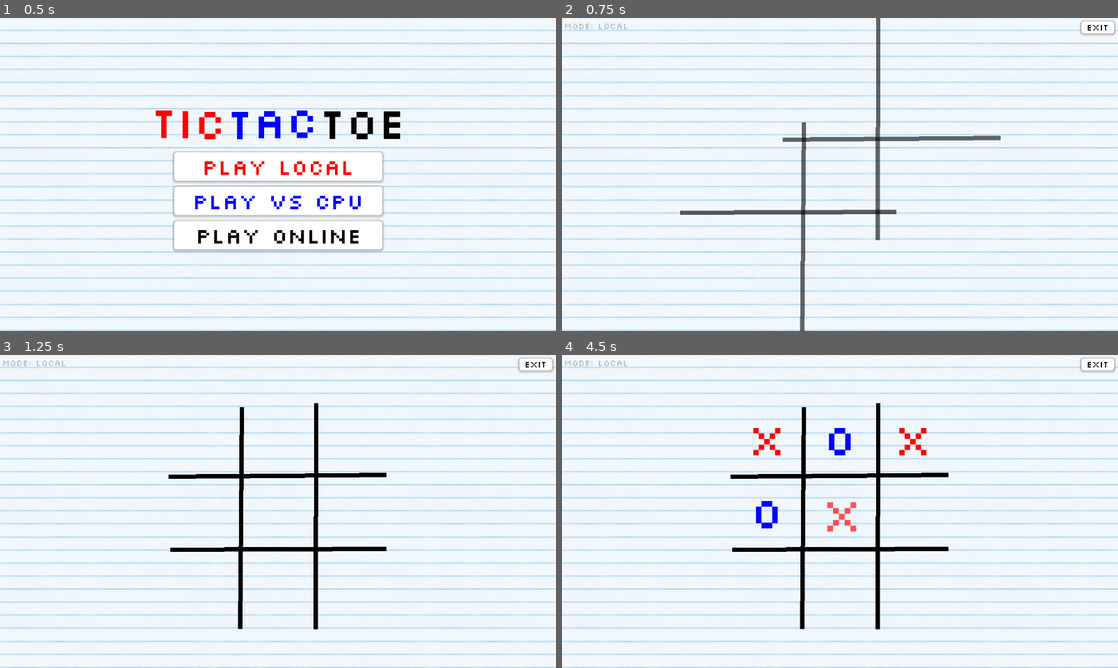
Above: before the commit, frames 1-4 (two rows, left to right).
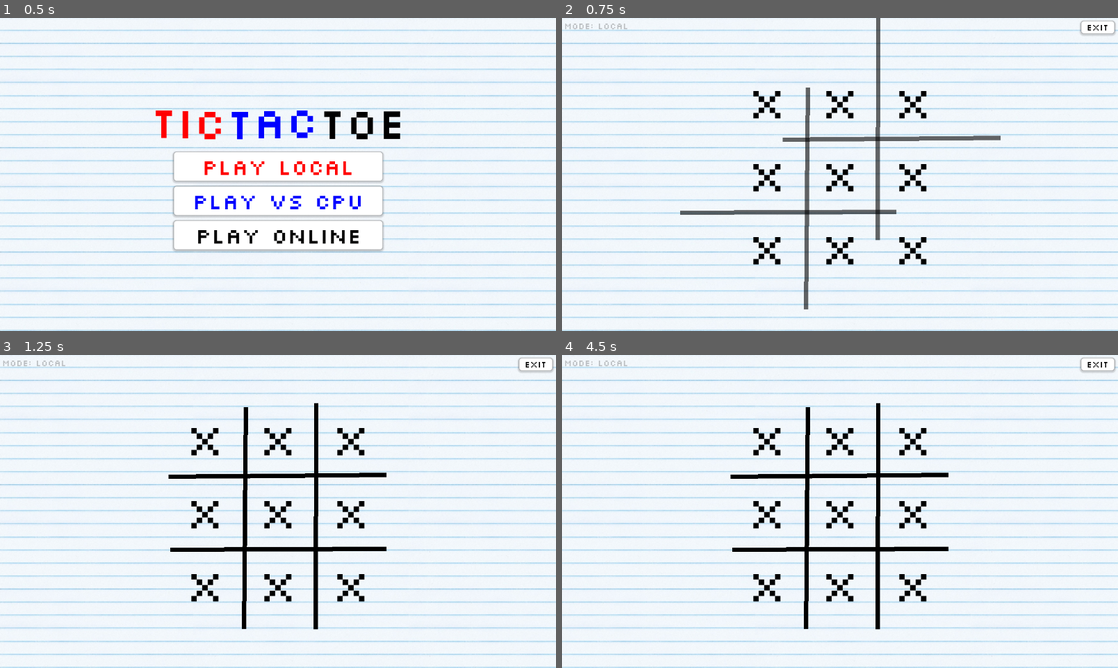
Above: after the commit, the same moments.

Repository: Neo-Ciber94/godot_tic_tac_toe
Game: Godot game, scene res://ui/main_menu.tscn
Same seed, same stepped clock (60 frames per second), same inputs: the game is played once before the commit and once after it.
Inputs (mouse positions are in pixels of both pictures, inside the frame that each line leads up to):
- Up to frame 1 (0.5 s): no input
- Up to frame 2 (0.75 s): click "Play Local" at 0.5 s
- Up to frame 3 (1.25 s): no input
- Up to frame 4 (4.5 s): tap Enter at 1.25 s; move the mouse to (767, 439) at 1.27 s; click (767, 439) at 1.42 s; move the mouse to (840, 439) at 2.02 s; click (840, 439) at 2.17 s; move the mouse to (912, 439) at 2.77 s; click (912, 439) at 2.92 s; move the mouse to (767, 511) at 3.52 s; click (767, 511) at 3.67 s; move the mouse to (840, 511) at 4.27 s; click (840, 511) at 4.42 s

Frame 1 is identical in both runs. In frame 2, 2.6% of the frame differs, in the area x 34-66%, y 22-100%; in frame 3, 2.7%; in frame 4, 3.1%, in the area x 34-66%, y 16-88%.
Error after the commit: Attempt to call function 'show' in base 'null instance' on a null instance. (res://ui/game.gd:83)

Commit message:
Move board to other scene

Diff:
--- a/scripts/players/online_player.gd
+++ b/scripts/players/online_player.gd
@@ -15,3 +15,6 @@
 		cell.on_click.connect(func(_args):
 			move_rpc.call(idx)
 		)
+
+func _to_string() -> String:
+	return "OnlinePlayer(%s)" % peer_id
--- /dev/null
+++ b/ui/board.gd
@@ -0,0 +1,10 @@
+extends Control
+
+class_name Board;
+
+@onready var grid = $Grid;
+@onready var slots = $Slots;
+@onready var anim = $Grid/AnimationPlayer;
+
+func _ready():
+	pass
--- /dev/null
+++ b/ui/board.tscn
@@ -0,0 +1,295 @@
+[gd_scene load_steps=6 format=3 uid="uid://bsnfsnusy3s2j"]
+
+[ext_resource type="PackedScene" uid="uid://1gokhe2unguc" path="res://ui/cell.tscn" id="1_144cl"]
+[ext_resource type="Script" uid="uid://bfqif180j7vei" path="res://ui/board.gd" id="1_h5e33"]
+
+[sub_resource type="Animation" id="Animation_tm2vy"]
+length = 0.001
+tracks/0/type = "value"
+tracks/0/imported = false
+tracks/0/enabled = true
+tracks/0/path = NodePath("GridLine1:modulate")
+tracks/0/interp = 1
+tracks/0/loop_wrap = true
+tracks/0/keys = {
+"times": PackedFloat32Array(0),
+"transitions": PackedFloat32Array(1),
+"update": 0,
+"values": [Color(1, 1, 1, 1)]
+}
+tracks/1/type = "value"
+tracks/1/imported = false
+tracks/1/enabled = true
+tracks/1/path = NodePath("GridLine2:modulate")
+tracks/1/interp = 1
+tracks/1/loop_wrap = true
+tracks/1/keys = {
+"times": PackedFloat32Array(0),
+"transitions": PackedFloat32Array(1),
+"update": 0,
+"values": [Color(1, 1, 1, 0)]
+}
+tracks/2/type = "value"
+tracks/2/imported = false
+tracks/2/enabled = true
+tracks/2/path = NodePath("GridLine3:modulate")
+tracks/2/interp = 1
+tracks/2/loop_wrap = true
+tracks/2/keys = {
+"times": PackedFloat32Array(0),
+"transitions": PackedFloat32Array(1),
+"update": 0,
+"values": [Color(1, 1, 1, 1)]
+}
+tracks/3/type = "value"
+tracks/3/imported = false
+tracks/3/enabled = true
+tracks/3/path = NodePath("GridLine4:modulate")
+tracks/3/interp = 1
+tracks/3/loop_wrap = true
+tracks/3/keys = {
+"times": PackedFloat32Array(0),
+"transitions": PackedFloat32Array(1),
+"update": 0,
+"values": [Color(1, 1, 1, 1)]
+}
+tracks/4/type = "value"
+tracks/4/imported = false
+tracks/4/enabled = true
+tracks/4/path = NodePath("GridLine1:position")
+tracks/4/interp = 1
+tracks/4/loop_wrap = true
+tracks/4/keys = {
+"times": PackedFloat32Array(0),
+"transitions": PackedFloat32Array(1),
+"update": 0,
+"values": [Vector2(155, 116)]
+}
+tracks/5/type = "value"
+tracks/5/imported = false
+tracks/5/enabled = true
+tracks/5/path = NodePath("GridLine2:position")
+tracks/5/interp = 1
+tracks/5/loop_wrap = true
+tracks/5/keys = {
+"times": PackedFloat32Array(0),
+"transitions": PackedFloat32Array(1),
+"update": 0,
+"values": [Vector2(312, 122)]
+}
+tracks/6/type = "value"
+tracks/6/imported = false
+tracks/6/enabled = true
+tracks/6/path = NodePath("GridLine3:position")
+tracks/6/interp = 1
+tracks/6/loop_wrap = true
+tracks/6/keys = {
+"times": PackedFloat32Array(0),
+"transitions": PackedFloat32Array(1),
+"update": 0,
+"values": [Vector2(348, 143)]
+}
+tracks/7/type = "value"
+tracks/7/imported = false
+tracks/7/enabled = true
+tracks/7/path = NodePath("GridLine4:position")
+tracks/7/interp = 1
+tracks/7/loop_wrap = true
+tracks/7/keys = {
+"times": PackedFloat32Array(0),
+"transitions": PackedFloat32Array(1),
+"update": 0,
+"values": [Vector2(346, 311)]
+}
+
+[sub_resource type="Animation" id="Animation_r80u1"]
+resource_name = "appear"
+tracks/0/type = "value"
+tracks/0/imported = false
+tracks/0/enabled = true
+tracks/0/path = NodePath("GridLine1:modulate")
+tracks/0/interp = 1
+tracks/0/loop_wrap = true
+tracks/0/keys = {
+"times": PackedFloat32Array(0, 1),
+"transitions": PackedFloat32Array(1, 1),
+"update": 0,
+"values": [Color(1, 1, 1, 0), Color(1, 1, 1, 1)]
+}
+tracks/1/type = "value"
+tracks/1/imported = false
+tracks/1/enabled = true
+tracks/1/path = NodePath("GridLine2:modulate")
+tracks/1/interp = 1
+tracks/1/loop_wrap = true
+tracks/1/keys = {
+"times": PackedFloat32Array(0, 1),
+"transitions": PackedFloat32Array(1, 1),
+"update": 0,
+"values": [Color(1, 1, 1, 0), Color(1, 1, 1, 1)]
+}
+tracks/2/type = "value"
+tracks/2/imported = false
+tracks/2/enabled = true
+tracks/2/path = NodePath("GridLine3:modulate")
+tracks/2/interp = 1
+tracks/2/loop_wrap = true
+tracks/2/keys = {
+"times": PackedFloat32Array(0, 1),
+"transitions": PackedFloat32Array(1, 1),
+"update": 0,
+"values": [Color(1, 1, 1, 0), Color(1, 1, 1, 1)]
+}
+tracks/3/type = "value"
+tracks/3/imported = false
+tracks/3/enabled = true
+tracks/3/path = NodePath("GridLine4:modulate")
+tracks/3/interp = 1
+tracks/3/loop_wrap = true
+tracks/3/keys = {
+"times": PackedFloat32Array(0, 1),
+"transitions": PackedFloat32Array(1, 1),
+"update": 0,
+"values": [Color(1, 1, 1, 0), Color(1, 1, 1, 1)]
+}
+tracks/4/type = "value"
+tracks/4/imported = false
+tracks/4/enabled = true
+tracks/4/path = NodePath("GridLine1:position")
+tracks/4/interp = 1
+tracks/4/loop_wrap = true
+tracks/4/keys = {
+"times": PackedFloat32Array(0, 1),
+"transitions": PackedFloat32Array(1, 1),
+"update": 0,
+"values": [Vector2(155, 216), Vector2(155, 116)]
+}
+tracks/5/type = "value"
+tracks/5/imported = false
+tracks/5/enabled = true
+tracks/5/path = NodePath("GridLine2:position")
+tracks/5/interp = 1
+tracks/5/loop_wrap = true
+tracks/5/keys = {
+"times": PackedFloat32Array(0, 1),
+"transitions": PackedFloat32Array(1, 1),
+"update": 0,
+"values": [Vector2(312, -178), Vector2(312, 122)]
+}
+tracks/6/type = "value"
+tracks/6/imported = false
+tracks/6/enabled = true
+tracks/6/path = NodePath("GridLine3:position")
+tracks/6/interp = 1
+tracks/6/loop_wrap = true
+tracks/6/keys = {
+"times": PackedFloat32Array(0, 1),
+"transitions": PackedFloat32Array(1, 1),
+"update": 0,
+"values": [Vector2(648, 143), Vector2(348, 143)]
+}
+tracks/7/type = "value"
+tracks/7/imported = false
+tracks/7/enabled = true
+tracks/7/path = NodePath("GridLine4:position")
+tracks/7/interp = 1
+tracks/7/loop_wrap = true
+tracks/7/keys = {
+"times": PackedFloat32Array(0, 1),
+"transitions": PackedFloat32Array(1, 1),
+"update": 0,
+"values": [Vector2(46, 311), Vector2(346, 311)]
+}
+
+[sub_resource type="AnimationLibrary" id="AnimationLibrary_p8nv7"]
+_data = {
+&"RESET": SubResource("Animation_tm2vy"),
+&"appear": SubResource("Animation_r80u1")
+}
+
+[node name="Board" type="Control"]
+layout_mode = 3
+anchors_preset = 8
+anchor_left = 0.5
+anchor_top = 0.5
+anchor_right = 0.5
+anchor_bottom = 0.5
+offset_left = -250.0
+offset_top = -250.0
+offset_right = 250.0
+offset_bottom = 250.0
+grow_horizontal = 2
+grow_vertical = 2
+script = ExtResource("1_h5e33")
+
+[node name="Grid" type="Control" parent="."]
+layout_mode = 1
+anchors_preset = 15
+anchor_right = 1.0
+anchor_bottom = 1.0
+grow_horizontal = 2
+grow_vertical = 2
+
+[node name="GridLine1" type="Line2D" parent="Grid"]
+position = Vector2(155, 116)
+points = PackedVector2Array(21, -106, 17, 404)
+default_color = Color(0, 0, 0, 1)
+
+[node name="GridLine2" type="Line2D" parent="Grid"]
+modulate = Color(1, 1, 1, 0)
+position = Vector2(312, 122)
+points = PackedVector2Array(26, -121, 25, 399)
+default_color = Color(0, 0, 0, 1)
+
+[node name="GridLine3" type="Line2D" parent="Grid"]
+position = Vector2(348, 143)
+rotation = 1.5708
+points = PackedVector2Array(22.9994, -152, 27.0013, 350)
+default_color = Color(0, 0, 0, 1)
+
+[node name="GridLine4" type="Line2D" parent="Grid"]
+position = Vector2(346, 311)
+rotation = 1.5708
+points = PackedVector2Array(24.9994, -154, 27.0013, 344)
+default_color = Color(0, 0, 0, 1)
+
+[node name="AnimationPlayer" type="AnimationPlayer" parent="Grid"]
+libraries = {
+&"": SubResource("AnimationLibrary_p8nv7")
+}
+
+[node name="Slots" type="GridContainer" parent="."]
+layout_mode = 1
+anchors_preset = 15
+anchor_right = 1.0
+anchor_bottom = 1.0
+grow_horizontal = 2
+grow_vertical = 2
+columns = 3
+
+[node name="Slot1" parent="Slots" instance=ExtResource("1_144cl")]
+layout_mode = 2
+
+[node name="Slot2" parent="Slots" instance=ExtResource("1_144cl")]
+layout_mode = 2
+
+[node name="Slot3" parent="Slots" instance=ExtResource("1_144cl")]
+layout_mode = 2
+
+[node name="Slot4" parent="Slots" instance=ExtResource("1_144cl")]
+layout_mode = 2
+
+[node name="Slot5" parent="Slots" instance=ExtResource("1_144cl")]
+layout_mode = 2
+
+[node name="Slot6" parent="Slots" instance=ExtResource("1_144cl")]
+layout_mode = 2
+
+[node name="Slot7" parent="Slots" instance=ExtResource("1_144cl")]
+layout_mode = 2
+
+[node name="Slot8" parent="Slots" instance=ExtResource("1_144cl")]
+layout_mode = 2
+
+[node name="Slot9" parent="Slots" instance=ExtResource("1_144cl")]
+layout_mode = 2
--- a/ui/game.gd
+++ b/ui/game.gd
@@ -55,15 +55,28 @@
 	start_game();
 
 func start_game():
+	game_mode_label.text = _get_game_mode_text()
+
+	_reset_state();
+	_setup_board()
+	await _setup_players()
+	_start_playing();
+
+func _reset_state():
 	_winner = Winner.None()
-	game_mode_label.text = _get_game_mode_text()
 	result_message.hide();
-
-	setup_board()
-	await setup_players()
-	start_playing();
-
-func setup_board():
+	_remove_players_from_scene();
+
+	for player in _players.values() as Array[Player]:
+		var connections = player.on_move.get_connections()
+		for conn in connections:
+			player.on_move.disconnect(conn.callable)
+
+
+	for conn in on_waiting_move.get_connections():
+		on_waiting_move.disconnect(conn.callable)
+
+func _setup_board():
 	_cells = [];
 	_board = [];
 
@@ -84,7 +97,7 @@
 		cell.draw_mark(EMPTY, COLOR_EMPTY);
 
 		cell.on_hover.connect(func(this_cell, is_over):
-			on_cell_hover(this_cell, is_over, idx)
+			_on_cell_hover(this_cell, is_over, idx)
 		)
 
 		# We show an initial delay at the first game
@@ -94,7 +107,7 @@
 			if child is Line2D:
 				child.modulate.a = 0.0;
 
-func on_cell_hover(cell: Cell, is_over: bool, index: int):
+func _on_cell_hover(cell: Cell, is_over: bool, index: int):
 	if !can_hover(index):
 		return;
 
@@ -103,9 +116,9 @@
 	else:
 		cell.draw_mark(EMPTY, COLOR_EMPTY)
 
-func setup_players():
+func _setup_players():
 	if !_players.is_empty():
-		add_players_to_scene();
+		_add_players_to_scene();
 		return;
 
 	match _mode:
@@ -138,7 +151,7 @@
 			print("ready to start...", { _my_peer_id = _my_peer_id })
 
 	# Append the players to the scene
-	add_players_to_scene();
+	_add_players_to_scene();
 
 func _start_server_or_connect() -> int:
 	if GameConfig.is_server:
@@ -169,11 +182,14 @@
 
 	_on_match_ready.rpc()
 
-func add_players_to_scene():
+func _add_players_to_scene():
 	add_child(_players[MARK_X]);
 	add_child(_players[MARK_O]);
 
-func remove_players_from_scene():
+func _remove_players_from_scene():
+	if _players.is_empty():
+		return;
+
 	remove_child(_players[MARK_X])
 	remove_child(_players[MARK_O])
 
@@ -188,11 +204,13 @@
 	player.next_move(_cells.duplicate(), _board.duplicate())
 
 	if index.value == -1:
+		print("waiting for play: ", player);
 		await on_waiting_move;
+		print("wait done: ", player)
 
 	return index.value;
 
-func start_playing():
+func _start_playing():
 	await change_board_visibility(Visibility.VISIBLE);
 
 	_is_playing = true;
@@ -220,7 +238,9 @@
 
 	print("game its over")
 	_is_playing = false;
-
+	_finalize_game();
+
+func _finalize_game():
 	change_board_visibility(Visibility.HIDDEN);
 	await hide_cells();
 
@@ -236,7 +256,7 @@
 	# Wait to click for restart
 	await result_message.on_click;
 
-	remove_players_from_scene();
+	_remove_players_from_scene();
 	board_grid.modulate.a = 1.0;
 
 	if _mode == Mode.ONLINE:
--- a/ui/game.tscn
+++ b/ui/game.tscn
@@ -1,8 +1,8 @@
-[gd_scene load_steps=15 format=3 uid="uid://b04esyl8u473x"]
+[gd_scene load_steps=12 format=3 uid="uid://b04esyl8u473x"]
 
 [ext_resource type="Script" uid="uid://btbqrdcccknp6" path="res://ui/game.gd" id="1_oghdo"]
-[ext_resource type="PackedScene" uid="uid://1gokhe2unguc" path="res://ui/cell.tscn" id="3_a0qbr"]
 [ext_resource type="PackedScene" uid="uid://dhig53gq04o6f" path="res://ui/bg.tscn" id="3_f5y2r"]
+[ext_resource type="PackedScene" uid="uid://bsnfsnusy3s2j" path="res://ui/board.tscn" id="3_ombk5"]
 [ext_resource type="PackedScene" uid="uid://c5x01dexo3f2f" path="res://ui/result_message.tscn" id="5_ibqo8"]
 [ext_resource type="FontFile" uid="uid://dy04l2c31hyma" path="res://art/fonts/Silkscreen-Regular.ttf" id="5_vc4ud"]
 [ext_resource type="StyleBox" uid="uid://u2kfkut6slb0" path="res://art/styles/button_normal.tres" id="6_a5lqr"]
@@ -11,210 +11,6 @@
 [ext_resource type="PackedScene" uid="uid://dps2mir7ylw1d" path="res://ui/screen_scaler.tscn" id="9_oxbaa"]
 [ext_resource type="PackedScene" uid="uid://00niqossu4ex" path="res://scripts/server_indicator.tscn" id="10_1p5xv"]
 [ext_resource type="PackedScene" uid="uid://dht4r1mgp3w5t" path="res://ui/multiplayer_lobby.tscn" id="11_ombk5"]
-
-[sub_resource type="Animation" id="Animation_tm2vy"]
-length = 0.001
-tracks/0/type = "value"
-tracks/0/imported = false
-tracks/0/enabled = true
-tracks/0/path = NodePath("Line2D1:position")
-tracks/0/interp = 1
-tracks/0/loop_wrap = true
-tracks/0/keys = {
-"times": PackedFloat32Array(0),
-"transitions": PackedFloat32Array(1),
-"update": 0,
-"values": [Vector2(146, 416)]
-}
-tracks/1/type = "value"
-tracks/1/imported = false
-tracks/1/enabled = true
-tracks/1/path = NodePath("Line2D1:modulate")
-tracks/1/interp = 1
-tracks/1/loop_wrap = true
-tracks/1/keys = {
-"times": PackedFloat32Array(0),
-"transitions": PackedFloat32Array(1),
-"update": 0,
-"values": [Color(1, 1, 1, 1)]
-}
-tracks/2/type = "value"
-tracks/2/imported = false
-tracks/2/enabled = true
-tracks/2/path = NodePath("Line2D2:position")
-tracks/2/interp = 1
-tracks/2/loop_wrap = true
-tracks/2/keys = {
-"times": PackedFloat32Array(0),
-"transitions": PackedFloat32Array(1),
-"update": 0,
-"values": [Vector2(312, 122)]
-}
-tracks/3/type = "value"
-tracks/3/imported = false
-tracks/3/enabled = true
-tracks/3/path = NodePath("Line2D2:modulate")
-tracks/3/interp = 1
-tracks/3/loop_wrap = true
-tracks/3/keys = {
-"times": PackedFloat32Array(0),
-"transitions": PackedFloat32Array(1),
-"update": 0,
-"values": [Color(1, 1, 1, 1)]
-}
-tracks/4/type = "value"
-tracks/4/imported = false
-tracks/4/enabled = true
-tracks/4/path = NodePath("Line2D3:position")
-tracks/4/interp = 1
-tracks/4/loop_wrap = true
-tracks/4/keys = {
-"times": PackedFloat32Array(0),
-"transitions": PackedFloat32Array(1),
-"update": 0,
-"values": [Vector2(348, 143)]
-}
-tracks/5/type = "value"
-tracks/5/imported = false
-tracks/5/enabled = true
-tracks/5/path = NodePath("Line2D3:modulate")
-tracks/5/interp = 1
-tracks/5/loop_wrap = true
-tracks/5/keys = {
-"times": PackedFloat32Array(0),
-"transitions": PackedFloat32Array(1),
-"update": 0,
-"values": [Color(1, 1, 1, 1)]
-}
-tracks/6/type = "value"
-tracks/6/imported = false
-tracks/6/enabled = true
-tracks/6/path = NodePath("Line2D4:position")
-tracks/6/interp = 1
-tracks/6/loop_wrap = true
-tracks/6/keys = {
-"times": PackedFloat32Array(0),
-"transitions": PackedFloat32Array(1),
-"update": 0,
-"values": [Vector2(346, 311)]
-}
-tracks/7/type = "value"
-tracks/7/imported = false
-tracks/7/enabled = true
-tracks/7/path = NodePath("Line2D4:modulate")
-tracks/7/interp = 1
-tracks/7/loop_wrap = true
-tracks/7/keys = {
-"times": PackedFloat32Array(0),
-"transitions": PackedFloat32Array(1),
-"update": 0,
-"values": [Color(1, 1, 1, 1)]
-}
-
-[sub_resource type="Animation" id="Animation_r80u1"]
-resource_name = "appear"
-tracks/0/type = "value"
-tracks/0/imported = false
-tracks/0/enabled = true
-tracks/0/path = NodePath("Line2D1:position")
-tracks/0/interp = 1
-tracks/0/loop_wrap = true
-tracks/0/keys = {
-"times": PackedFloat32Array(0, 1),
-"transitions": PackedFloat32Array(1, 1),
-"update": 0,
-"values": [Vector2(146, 416), Vector2(146, 116)]
-}
-tracks/1/type = "value"
-tracks/1/imported = false
-tracks/1/enabled = true
-tracks/1/path = NodePath("Line2D1:modulate")
-tracks/1/interp = 1
-tracks/1/loop_wrap = true
-tracks/1/keys = {
-"times": PackedFloat32Array(0, 1),
-"transitions": PackedFloat32Array(1, 1),
-"update": 0,
-"values": [Color(1, 1, 1, 0), Color(1, 1, 1, 1)]
-}
-tracks/2/type = "value"
-tracks/2/imported = false
-tracks/2/enabled = true
-tracks/2/path = NodePath("Line2D2:position")
-tracks/2/interp = 1
-tracks/2/loop_wrap = true
-tracks/2/keys = {
-"times": PackedFloat32Array(0, 1),
-"transitions": PackedFloat32Array(1, 1),
-"update": 0,
-"values": [Vector2(312, -178), Vector2(312, 122)]
-}
-tracks/3/type = "value"
-tracks/3/imported = false
-tracks/3/enabled = true
-tracks/3/path = NodePath("Line2D2:modulate")
-tracks/3/interp = 1
-tracks/3/loop_wrap = true
-tracks/3/keys = {
-"times": PackedFloat32Array(0, 1),
-"transitions": PackedFloat32Array(1, 1),
-"update": 0,
-"values": [Color(1, 1, 1, 0), Color(1, 1, 1, 1)]
-}
-tracks/4/type = "value"
-tracks/4/imported = false
-tracks/4/enabled = true
-tracks/4/path = NodePath("Line2D3:position")
-tracks/4/interp = 1
-tracks/4/loop_wrap = true
-tracks/4/keys = {
-"times": PackedFloat32Array(0, 1),
-"transitions": PackedFloat32Array(1, 1),
-"update": 0,
-"values": [Vector2(648, 143), Vector2(348, 143)]
-}
-tracks/5/type = "value"
-tracks/5/imported = false
-tracks/5/enabled = true
-tracks/5/path = NodePath("Line2D3:modulate")
-tracks/5/interp = 1
-tracks/5/loop_wrap = true
-tracks/5/keys = {
-"times": PackedFloat32Array(0, 1),
-"transitions": PackedFloat32Array(1, 1),
-"update": 0,
-"values": [Color(1, 1, 1, 0), Color(1, 1, 1, 1)]
-}
-tracks/6/type = "value"
-tracks/6/imported = false
-tracks/6/enabled = true
-tracks/6/path = NodePath("Line2D4:position")
-tracks/6/interp = 1
-tracks/6/loop_wrap = true
-tracks/6/keys = {
-"times": PackedFloat32Array(0, 1),
-"transitions": PackedFloat32Array(1, 1),
-"update": 0,
-"values": [Vector2(46, 311), Vector2(346, 311)]
-}
-tracks/7/type = "value"
-tracks/7/imported = false
-tracks/7/enabled = true
-tracks/7/path = NodePath("Line2D4:modulate")
-tracks/7/interp = 1
-tracks/7/loop_wrap = true
-tracks/7/keys = {
-"times": PackedFloat32Array(0, 0.966667),
-"transitions": PackedFloat32Array(1, 1),
-"update": 0,
-"values": [Color(1, 1, 1, 0), Color(1, 1, 1, 1)]
-}
-
-[sub_resource type="AnimationLibrary" id="AnimationLibrary_p8nv7"]
-_data = {
-&"RESET": SubResource("Animation_tm2vy"),
-&"appear": SubResource("Animation_r80u1")
-}
 
 [node name="Game" type="Control"]
 layout_mode = 3
@@ -228,99 +24,8 @@
 [node name="Background" parent="." instance=ExtResource("3_f5y2r")]
 layout_mode = 1
 
-[node name="Board" type="Control" parent="."]
+[node name="Board" parent="." instance=ExtResource("3_ombk5")]
 layout_mode = 1
-anchors_preset = 8
-anchor_left = 0.5
-anchor_top = 0.5
-anchor_right = 0.5
-anchor_bottom = 0.5
-offset_left = -250.0
-offset_top = -250.0
-offset_right = 250.0
-offset_bottom = 250.0
-grow_horizontal = 2
-grow_vertical = 2
-
-[node name="Grid" type="Control" parent="Board"]
-layout_mode = 1
-anchors_preset = 15
-anchor_right = 1.0
-anchor_bottom = 1.0
-grow_horizontal = 2
-grow_vertical = 2
-
-[node name="Line2D1" type="Line2D" parent="Board/Grid"]
-position = Vector2(146, 416)
-points = PackedVector2Array(21, -106, 17, 404)
-default_color = Color(0, 0, 0, 1)
-
-[node name="Line2D2" type="Line2D" parent="Board/Grid"]
-position = Vector2(312, 122)
-points = PackedVector2Array(26, -121, 25, 399)
-default_color = Color(0, 0, 0, 1)
-
-[node name="Line2D3" type="Line2D" parent="Board/Grid"]
-position = Vector2(348, 143)
-rotation = 1.5708
-points = PackedVector2Array(22.9994, -152, 27.0013, 350)
-default_color = Color(0, 0, 0, 1)
-
-[node name="Line2D4" type="Line2D" parent="Board/Grid"]
-position = Vector2(346, 311)
-rotation = 1.5708
-points = PackedVector2Array(24.9994, -154, 27.0013, 344)
-default_color = Color(0, 0, 0, 1)
-
-[node name="AnimationPlayer" type="AnimationPlayer" parent="Board/Grid"]
-libraries = {
-&"": SubResource("AnimationLibrary_p8nv7")
-}
-
-[node name="CellsContainer" type="GridContainer" parent="Board"]
-layout_mode = 1
-anchors_preset = 15
-anchor_right = 1.0
-anchor_bottom = 1.0
-grow_horizontal = 2
-grow_vertical = 2
-columns = 3
-
-[node name="Cell" parent="Board/CellsContainer" instance=ExtResource("3_a0qbr")]
-visible = false
-layout_mode = 2
-
-[node name="Cell2" parent="Board/CellsContainer" instance=ExtResource("3_a0qbr")]
-visible = false
-layout_mode = 2
-
-[node name="Cell3" parent="Board/CellsContainer" instance=ExtResource("3_a0qbr")]
-visible = false
-layout_mode = 2
-
-[node name="Cell4" parent="Board/CellsContainer" instance=ExtResource("3_a0qbr")]
-visible = false
-layout_mode = 2
-
-[node name="Cell5" parent="Board/CellsContainer" instance=ExtResource("3_a0qbr")]
-visible = false
-layout_mode = 2
-
-[node name="Cell6" parent="Board/CellsContainer" instance=ExtResource("3_a0qbr")]
-visible = false
-layout_mode = 2
-
-[node name="Cell7" parent="Board/CellsContainer" instance=ExtResource("3_a0qbr")]
-visible = false
-layout_mode = 2
-
-[node name="Cell8" parent="Board/CellsContainer" instance=ExtResource("3_a0qbr")]
-visible = false
-layout_mode = 2
-
-[node name="Cell9" parent="Board/CellsContainer" instance=ExtResource("3_a0qbr")]
-visible = false
-layout_mode = 2
 
 [node name="ResultMessage" parent="." instance=ExtResource("5_ibqo8")]
 visible = false
Not shown, added: ui/board.gd.uid
